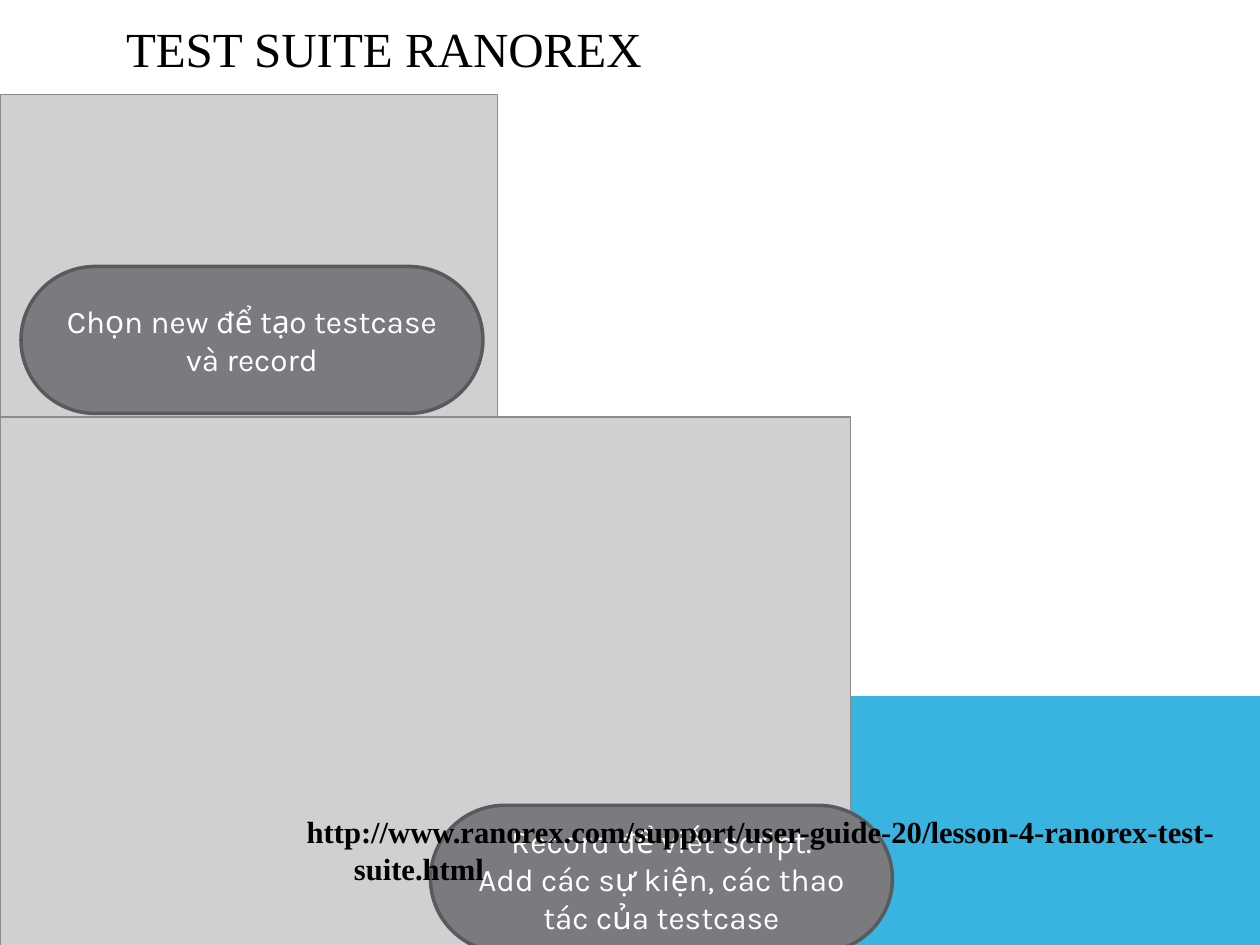
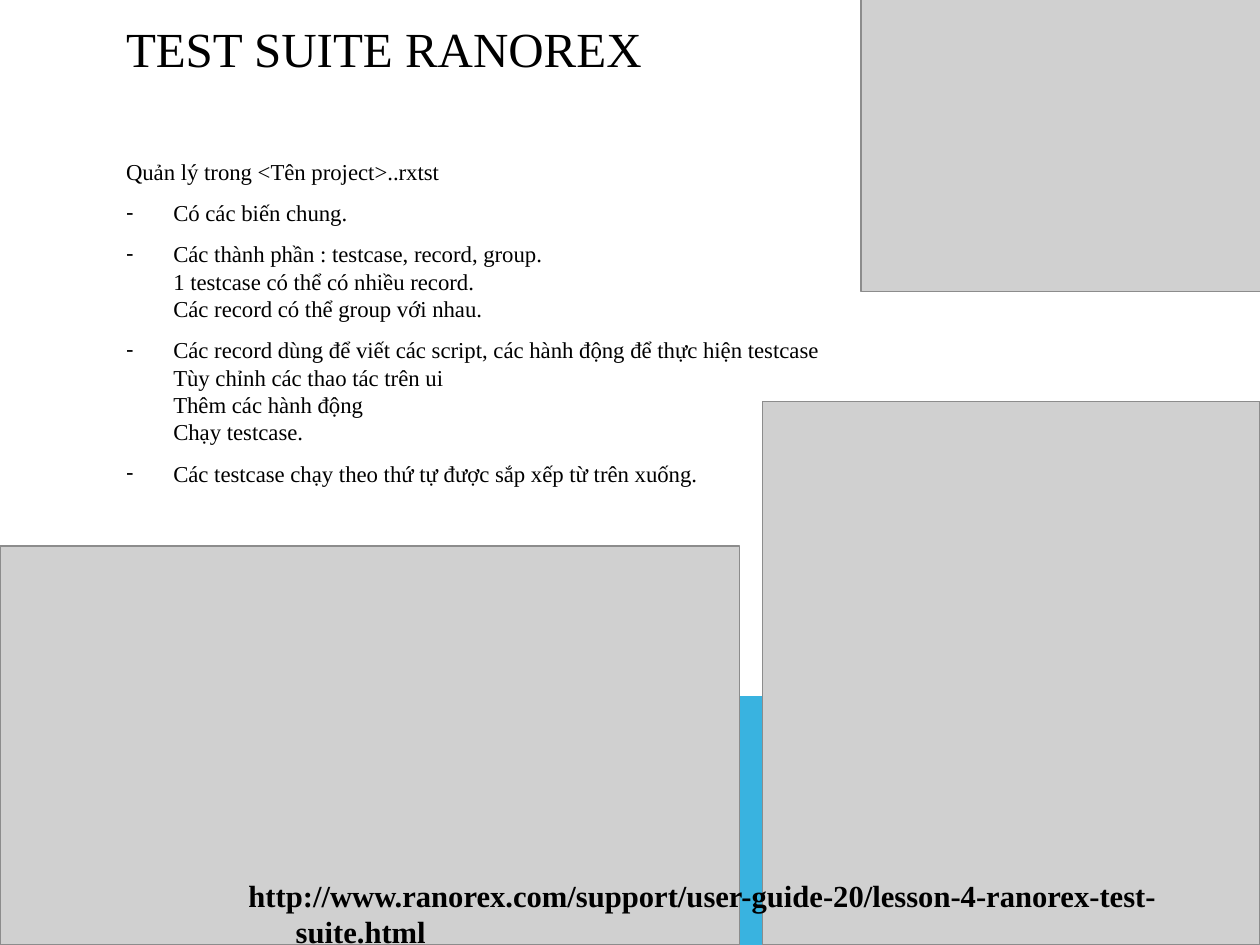
Before and after one commit to fordream/docs, a slide deck: slide 24 of auto-test/Android Autotest Tool.pptx. Drawn at 1260x945 pixels with LibreOffice and Linux fonts; fonts in the diff are those of the drawing; grey boxes stand for pictures. Boxes give left, top, right and bottom in pixels: in the first picture for what was removed or moved away, otherwise in the second. Text is boxed around its words. In the diff, an @@ line names an element or a change of style, - is before the commit and + after.

Commit message:
adđ

```diff
--- a/auto-test/Android Autotest Tool.pptx
+++ b/auto-test/Android Autotest Tool.pptx
@@ picture added at [861,0,1260,292] @@
@@ text added at [126,164,819,487], 13 pt, text #000000 @@
+Quản lý trong <Tên project>..rxtst
+– Có các biến chung.
+– Các thành phần : testcase, record, group.
+  1 testcase có thể có nhiều record.
+  Các record có thể group với nhau.
+– Các record dùng để viết các script, các hành động để thực hiện testcase
+  Tùy chỉnh các thao tác trên ui
+  Thêm các hành động
+  Chạy testcase.
+– Các testcase chạy theo thứ tự được sắp xếp từ trên xuống.
@@ pill shape removed at [21,266,484,413] @@
-Chọn new để tạo testcase và record
@@ picture: place and size @@
-picture at [0,94,498,638]
+picture at [762,402,1260,945]
@@ picture: place and size @@
-picture at [0,417,850,945]
+picture at [0,546,740,945]
@@ pill shape removed at [431,805,893,945] @@
-Record để viết script.
-Add các sự kiện, các thao tác của testcase
@@ text "http://www.ranorex.com/support/user-guide-20/lesson-4-ranore ..." rewrapped from [307,820,1214,886] to [248,883,1155,945] @@
```
Also in this commit, not shown: 5 other slides changed, 5 slides added, 3 slides removed.
